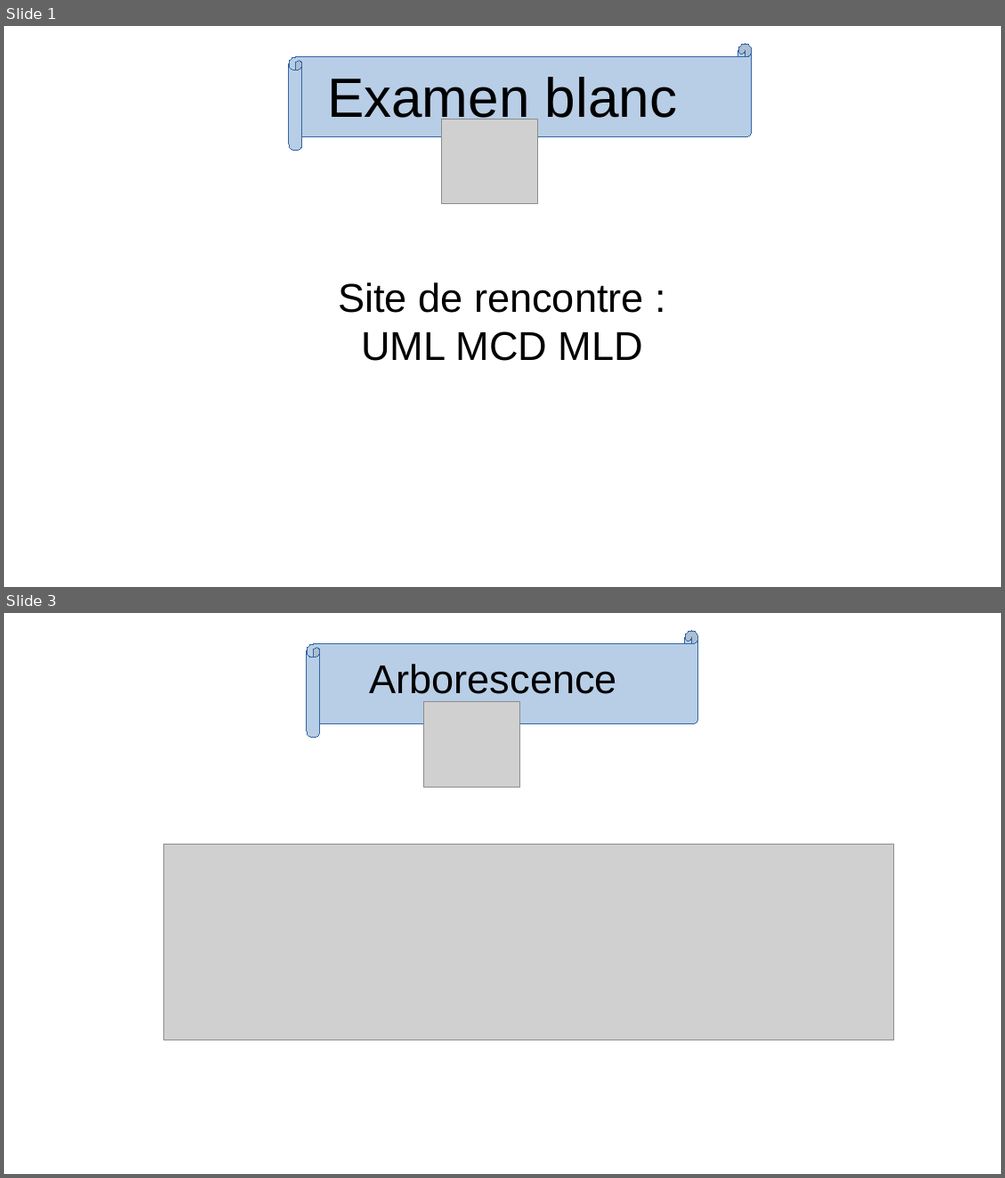
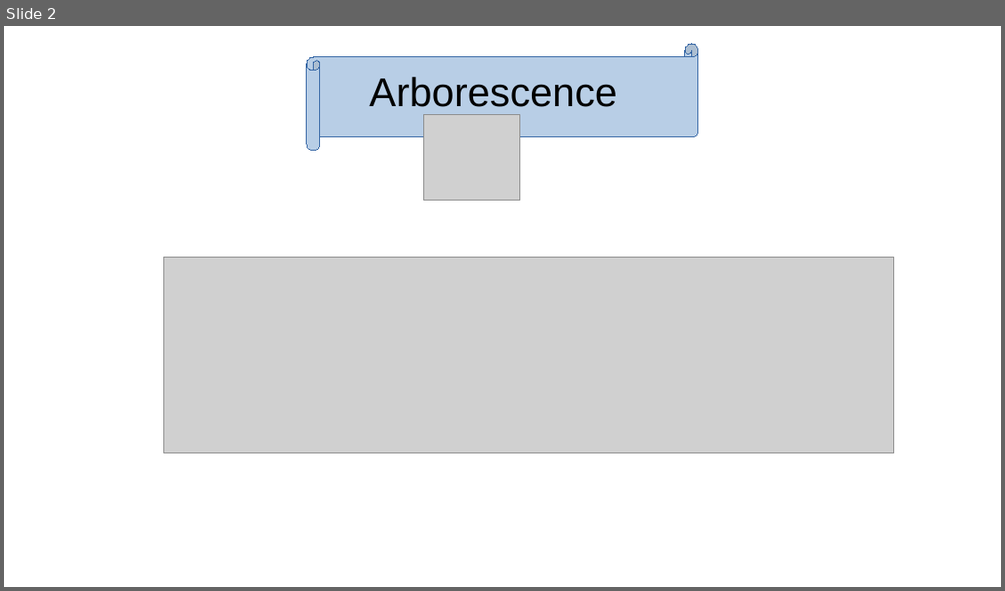
Before and after one commit to theo2b90/git-rea, a slide deck: ORAL.odp. Shown one above the other, each under a label of ours: slides 1 and 3 before the commit, slide 2 after it; the slides between them are not shown. The pictures are 1005x1178 and 1005x591 pixels, drawn with LibreOffice and Linux fonts; fonts in the diff are those of the drawing; grey boxes stand for pictures. Boxes give left, top, right and bottom in pixels: in the first picture for what was removed or moved away, otherwise in the second. Text is boxed around its words. In the diff, an @@ line names an element or a change of style, - is before the commit and + after.

```diff
--- a/ORAL.odp
+++ b/ORAL.odp
@@ slide 1 removed at (4, 26, 1001, 587), background #FFFFFF @@
@@ horizontal scroll removed at (289, 44, 752, 151) @@
@@ title removed at (327, 77, 677, 127) @@
-Examen blanc
@@ picture removed at (441, 119, 538, 204) @@
@@ subtitle removed at (338, 282, 644, 361) @@
-Site de rencontre :
-UML MCD MLD
@@ what was slide 3 is now slide 2 @@
```
Also in this commit, not shown: 11 slides changed, 2 slides added, 2 other slides removed.
